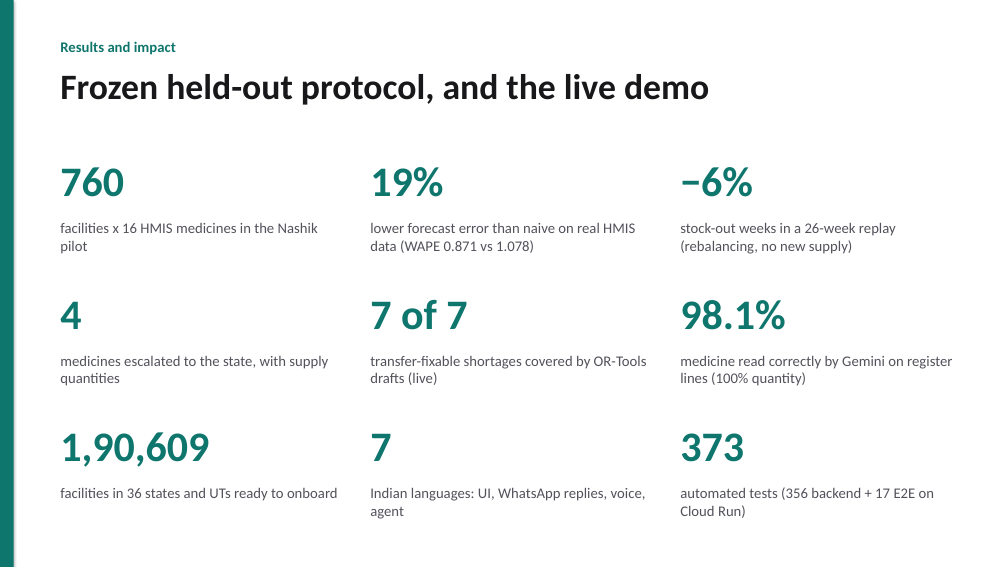
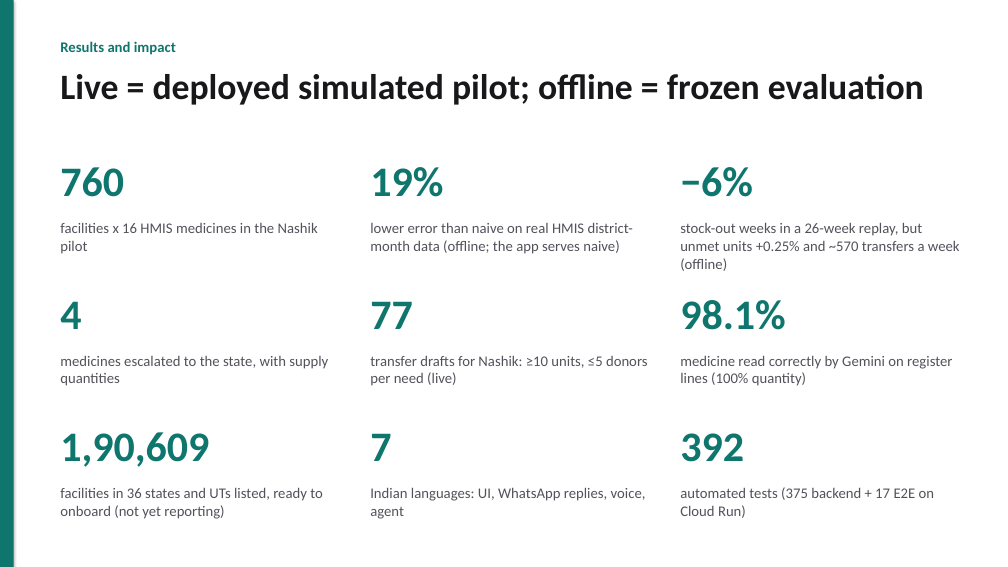
Before and after one commit to akshat333-debug/AushadhiNet, a slide deck: slide 9 of docs/pitch/AushadhiNet-pitch.pptx. Drawn at 1008x567 pixels with LibreOffice and Linux fonts; fonts in the diff are those of the drawing. Boxes give left, top, right and bottom in pixels: in the first picture for what was removed or moved away, otherwise in the second. Text is boxed around its words. In the diff, an @@ line names an element or a change of style, - is before the commit and + after.

```diff
--- a/docs/pitch/AushadhiNet-pitch.pptx
+++ b/docs/pitch/AushadhiNet-pitch.pptx
@@ text at (60,74,924,105): text changed @@
-Frozen held-out protocol, and the live demo
+Live = deployed simulated pilot; offline = frozen evaluation
@@ text at (370,223,633,254): text changed @@
-lower forecast error than naive on real HMIS data (WAPE 0.871 vs 1.078)
+lower error than naive on real HMIS district-month data (offline; the app serves naive)
@@ text at (680,223,960,271): text changed @@
-stock-out weeks in a 26-week replay (rebalancing, no new supply)
+stock-out weeks in a 26-week replay, but unmet units +0.25% and ~570 transfers a week (offline)
@@ text at (370,301,413,329): text changed @@
-7 of 7
+77
@@ text at (370,356,648,386): text changed @@
-transfer-fixable shortages covered by OR-Tools drafts (live)
+transfer drafts for Nashik: ≥10 units, ≤5 donors per need (live)
@@ text at (680,433,744,462): text changed @@
-373
+392
@@ text at (60,488,323,519): text changed @@
-facilities in 36 states and UTs ready to onboard
+facilities in 36 states and UTs listed, ready to onboard (not yet reporting)
@@ text at (680,487,934,518): text changed @@
-automated tests (356 backend + 17 E2E on Cloud Run)
+automated tests (375 backend + 17 E2E on Cloud Run)
```
Also in this commit, not shown: 3 other slides changed, 7 other files.
